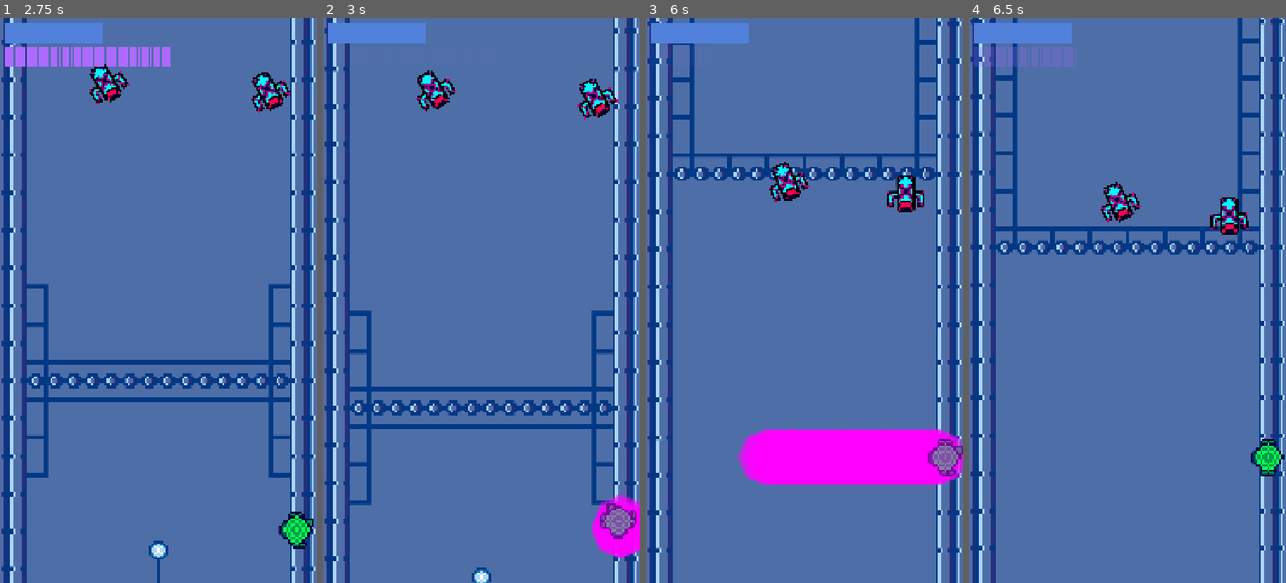
Above: before the commit, frames 1-4 (left to right).
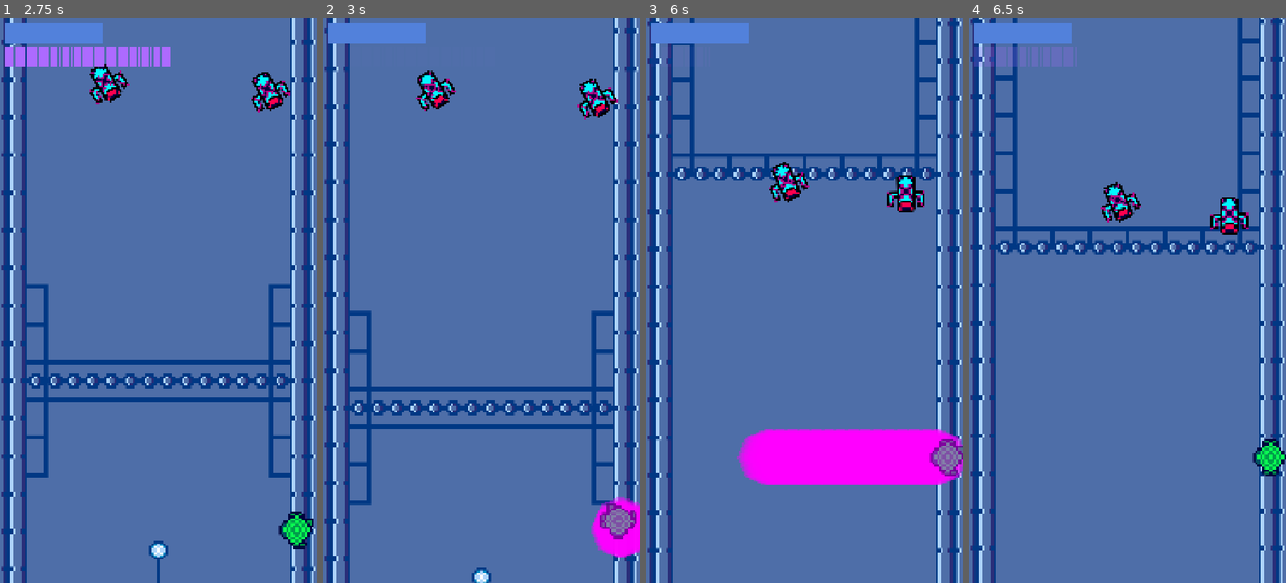
Above: after the commit, the same moments.

Repository: cormacoshaughnessey-maker/PanthersArcade
Game: Godot game, scene res://Scenes/game.tscn
Two runs of this game, one before a commit and one after it. Both use one fixed random seed, a clock stepped at 60 frames per second and the inputs below.
Inputs:
- Up to frame 1 (2.75 s): hold Right (right) 0.53-1.28 s; hold Space (rewind) 0.53-1.28 s; hold Down (down) 1.28-2.03 s; tap Space (rewind) at 1.35 s; hold Right (right) from 2.03 s (still down); hold Space (rewind) from 2.03 s (still down)
- Up to frame 2 (3 s): release Right (right) at 2.78 s; release Space (rewind) at 2.78 s; hold Up (up) from 2.78 s (still down); tap Space (rewind) at 2.85 s
- Up to frame 3 (6 s): release Up (up) at 3.53 s; hold Space (rewind) 3.53-4.28 s; hold Left (left) 3.53-5.03 s; tap Space (rewind) at 4.35, 5.85 s; hold Down (down) 5.03-5.78 s; hold Space (rewind) 5.03-5.78 s; hold Right (right) from 5.78 s (still down)
- Up to frame 4 (6.5 s): keep holding Right (right)

Frame 1 is identical in both runs. In frame 2, 0.2% of the frame differs, in the area x 85-100%, y 84-96%; in frame 3, 0.5%; in frame 4, 0.6%, in the area x 41-100%, y 29-82%.

Commit message:
Resize Hitboxes
Resized the enemy and player hitboxes to fit their sprites

Diff:
--- a/panthers-arcade-game/Scenes/melee_enemy.tscn
+++ b/panthers-arcade-game/Scenes/melee_enemy.tscn
@@ -12,12 +12,10 @@
 script = ExtResource("1_melee")
 
 [node name="Sprite2D" type="Sprite2D" parent="." unique_id=1320726342]
-texture_filter = 0
+texture = ExtResource("2_melee_sprite")
 flip_v = true
-texture = ExtResource("2_melee_sprite")
 
 [node name="CollisionShape2D" type="CollisionShape2D" parent="." unique_id=1242031307]
-position = Vector2(0, 0)
 shape = SubResource("RectangleShape2D_melee")
 
 [node name="AttackCooldownTimer" type="Timer" parent="." unique_id=1914923527]
--- a/panthers-arcade-game/Scenes/mini_boss.tscn
+++ b/panthers-arcade-game/Scenes/mini_boss.tscn
@@ -1,11 +1,11 @@
 [gd_scene format=3 uid="uid://b14fm4l40xmdf"]
 
 [ext_resource type="Script" uid="uid://8juapsflucfb" path="res://Scripts/mini_boss.gd" id="1_boss"]
-[ext_resource type="Texture2D" path="res://Assets/boss.png" id="2_boss_sprite"]
-[ext_resource type="PackedScene" path="res://Scenes/enemy_projectile.tscn" id="3_projectile"]
+[ext_resource type="Texture2D" uid="uid://cyf7ekax7yi8" path="res://Assets/boss.png" id="2_boss_sprite"]
+[ext_resource type="PackedScene" uid="uid://drpircda8rv5b" path="res://Scenes/enemy_projectile.tscn" id="3_projectile"]
 
 [sub_resource type="RectangleShape2D" id="RectangleShape2D_boss"]
-size = Vector2(384, 384)
+size = Vector2(360, 384)
 
 [node name="MiniBoss" type="Area2D" unique_id=1144880074]
 collision_layer = 4
@@ -16,13 +16,12 @@
 projectile_scene = ExtResource("3_projectile")
 
 [node name="Sprite2D" type="Sprite2D" parent="." unique_id=2100710076]
-texture_filter = 0
-flip_v = true
 scale = Vector2(3, 3)
 texture = ExtResource("2_boss_sprite")
+flip_v = true
 
 [node name="CollisionShape2D" type="CollisionShape2D" parent="." unique_id=1159600075]
-position = Vector2(0, 0)
+position = Vector2(-12, 0)
 shape = SubResource("RectangleShape2D_boss")
 
 [node name="AttackCooldownTimer" type="Timer" parent="." unique_id=452442178]
--- a/panthers-arcade-game/Scenes/player.tscn
+++ b/panthers-arcade-game/Scenes/player.tscn
@@ -48,7 +48,7 @@
 }]
 
 [sub_resource type="RectangleShape2D" id="RectangleShape2D_v0iea"]
-size = Vector2(128, 128)
+size = Vector2(128, 112)
 
 [node name="Player" type="CharacterBody2D" unique_id=103552615]
 collision_layer = 2
--- a/panthers-arcade-game/Scenes/ranged_enemy.tscn
+++ b/panthers-arcade-game/Scenes/ranged_enemy.tscn
@@ -1,11 +1,11 @@
 [gd_scene format=3 uid="uid://xcg3ukav2yrf"]
 
 [ext_resource type="Script" uid="uid://dtqpywbgic72b" path="res://Scripts/ranged_enemy.gd" id="1_ranged"]
-[ext_resource type="Texture2D" path="res://Assets/range.png" id="2_ranged_sprite"]
+[ext_resource type="Texture2D" uid="uid://dl5qjwhha3wyu" path="res://Assets/range.png" id="2_ranged_sprite"]
 [ext_resource type="PackedScene" uid="uid://drpircda8rv5b" path="res://Scenes/enemy_projectile.tscn" id="3_projectile"]
 
 [sub_resource type="RectangleShape2D" id="RectangleShape2D_ranged"]
-size = Vector2(128, 128)
+size = Vector2(112, 128)
 
 [node name="RangedEnemy" type="Area2D" unique_id=1792074240]
 collision_layer = 4
@@ -14,12 +14,10 @@
 projectile_scene = ExtResource("3_projectile")
 
 [node name="Sprite2D" type="Sprite2D" parent="." unique_id=271271721]
-texture_filter = 0
+texture = ExtResource("2_ranged_sprite")
 flip_v = true
-texture = ExtResource("2_ranged_sprite")
 
 [node name="CollisionShape2D" type="CollisionShape2D" parent="." unique_id=1031176663]
-position = Vector2(0, 0)
 shape = SubResource("RectangleShape2D_ranged")
 
 [node name="AttackCooldownTimer" type="Timer" parent="." unique_id=485404331]
Not shown: 1 places in panthers-arcade-game/Scenes/melee_enemy.tscn that only renumber resources
